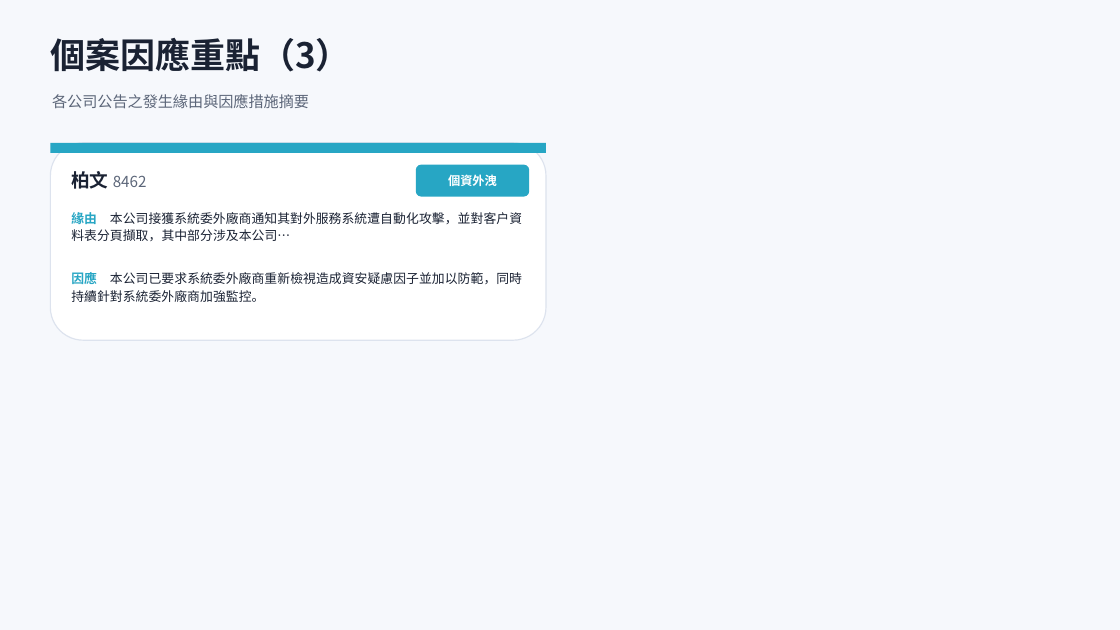
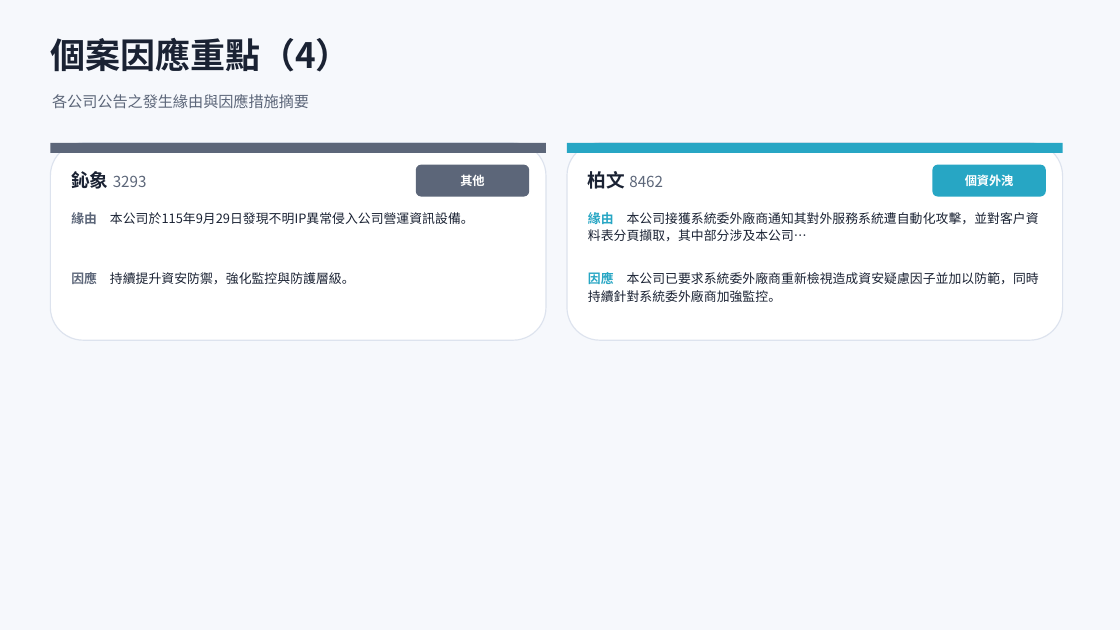
Before and after one commit to Johnnylin77/mops-isec-monitor, a slide deck: slide 9 of 資安事件因應分析.pptx (slide 8 before the commit). Drawn at 1120x630 pixels with LibreOffice and Linux fonts; fonts in the diff are those of the drawing. Boxes give left, top, right and bottom in pixels: in the first picture for what was removed or moved away, otherwise in the second. Text is boxed around its words. In the diff, an @@ line names an element or a change of style, - is before the commit and + after.

```diff
--- a/資安事件因應分析.pptx
+++ b/資安事件因應分析.pptx
@@ text at (50,38,351,72): text changed @@
-個案因應重點（3）
+個案因應重點（4）
@@ rectangle at (50,143,546,153): fill #27A6C4 to #5C6679 @@
@@ rounded rectangle added at (567,143,1063,340), fill #FFFFFF, outline #DDE3EE 1 pt @@
@@ rectangle added at (567,143,1063,153), fill #27A6C4 @@
@@ text at (71,171,147,189): text changed @@
-柏文 8462
+鈊象 3293
@@ rounded rectangle at (416,165,529,197): fill #27A6C4 to #5C6679 @@
@@ text at (460,174,484,186): text changed @@
-個資外洩
+其他
@@ text added at (588,171,663,189), 13 pt, text #5C6679 @@
+柏文 8462
@@ rounded rectangle added at (933,165,1046,197), fill #27A6C4 @@
@@ text added at (965,174,1014,186), 10.5 pt, text #FFFFFF, bold @@
+個資外洩
@@ text at (71,212,474,224): text changed @@
-緣由 本公司接獲系統委外廠商通知其對外服務系統遭自動化攻擊，並對客戶資料表分頁擷取，其中部分涉及本公司…
+緣由 本公司於115年9月29日發現不明IP異常侵入公司營運資訊設備。
@@ text added at (588,212,1039,241), 11 pt, text #1A2233 @@
+緣由 本公司接獲系統委外廠商通知其對外服務系統遭自動化攻擊，並對客戶資料表分頁擷取，其中部分涉及本公司…
@@ text at (71,272,355,284): text changed @@
-因應 本公司已要求系統委外廠商重新檢視造成資安疑慮因子並加以防範，同時持續針對系統委外廠商加強監控。
+因應 持續提升資安防禦，強化監控與防護層級。
@@ text added at (588,270,1039,302), 11 pt, text #1A2233 @@
+因應 本公司已要求系統委外廠商重新檢視造成資安疑慮因子並加以防範，同時持續針對系統委外廠商加強監控。
```
Also in this commit, not shown: 6 other slides changed, 1 slide added, 2 other files.
